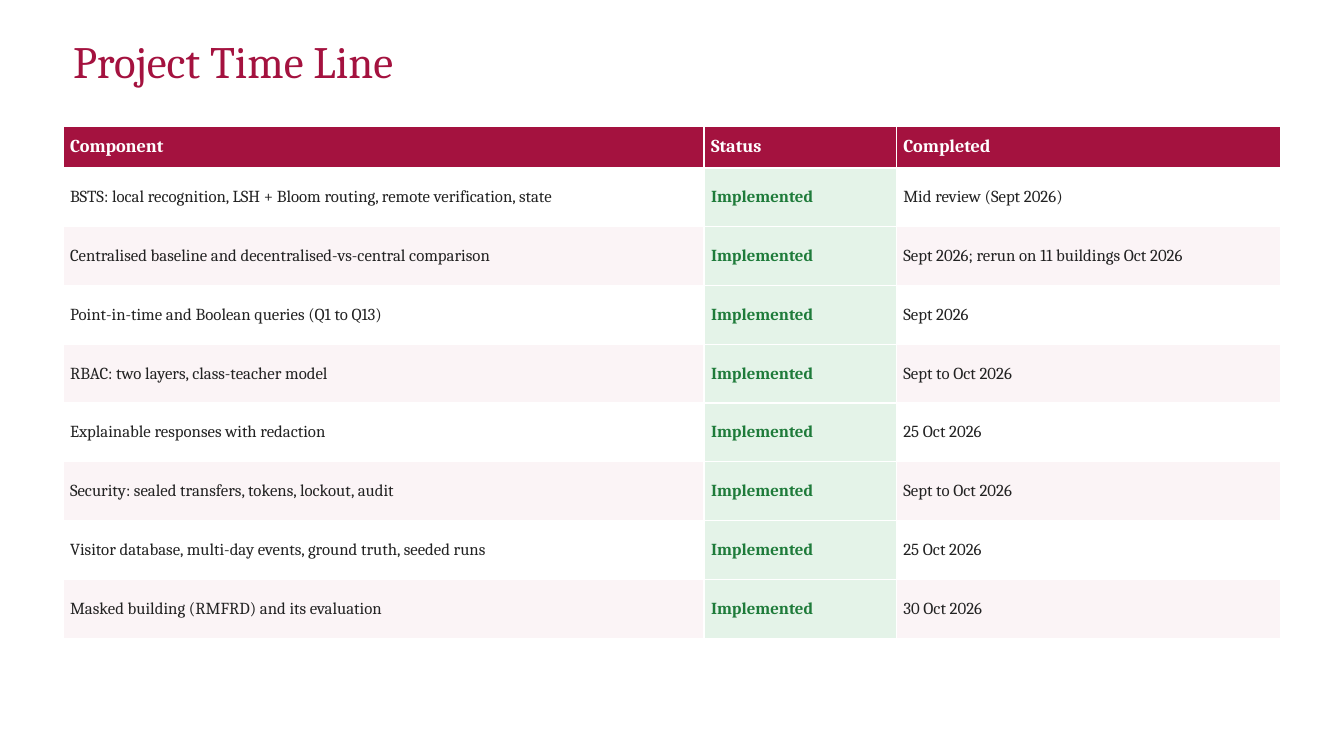
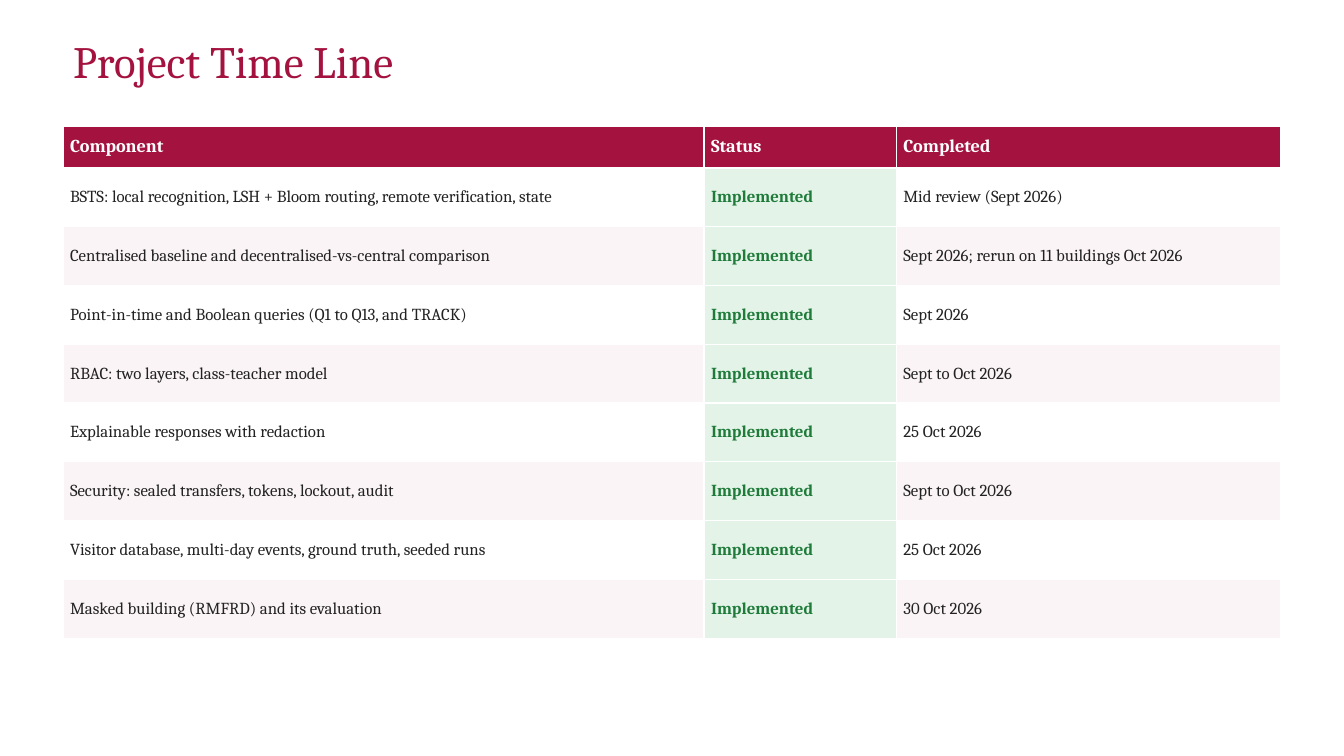
Before and after one commit to yadhu-vipin/Occupant_Tracking_v2, a slide deck: slide 28 of final_review/S7_Final_Review_Group_C3.pptx. Drawn at 1344x756 pixels with LibreOffice and Linux fonts; fonts in the diff are those of the drawing; background and template pictures are left out. Boxes give left, top, right and bottom in pixels: in the first picture for what was removed or moved away, otherwise in the second. Text is boxed around its words. In the diff, an @@ line names an element or a change of style, - is before the commit and + after.

Commit message:
docs: query count is fourteen (Q1-Q13 and TRACK) in the report, deck and dashboard text

```diff
--- a/final_review/S7_Final_Review_Group_C3.pptx
+++ b/final_review/S7_Final_Review_Group_C3.pptx
@@ table at (63,126,1281,638) @@
-row 4, column 1: Point-in-time and Boolean queries (Q1 to Q13)
+row 4, column 1: Point-in-time and Boolean queries (Q1 to Q13, and TRACK)
```
Also in this commit, not shown: 1 other slide changed, 5 other files.
